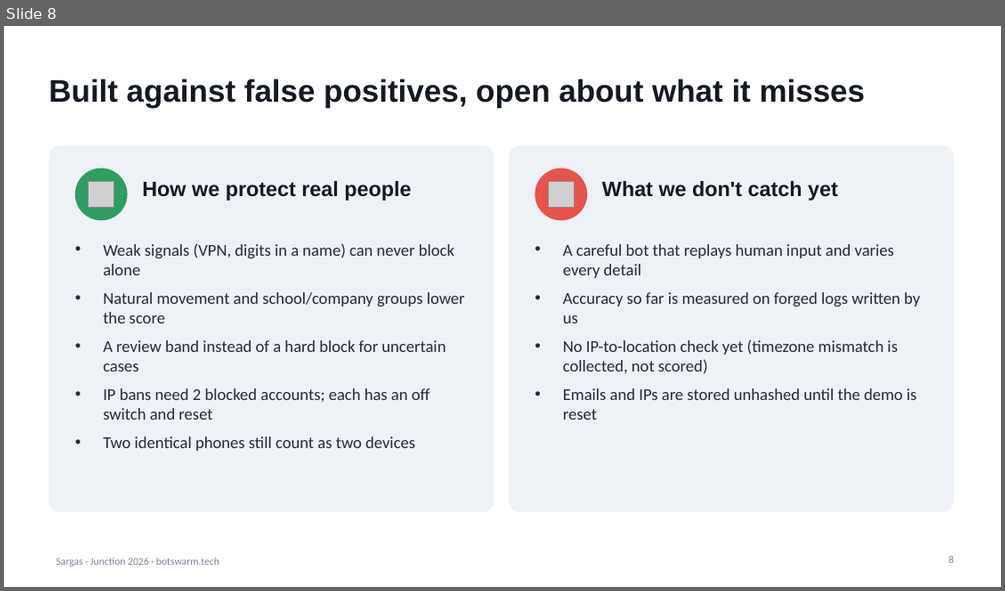
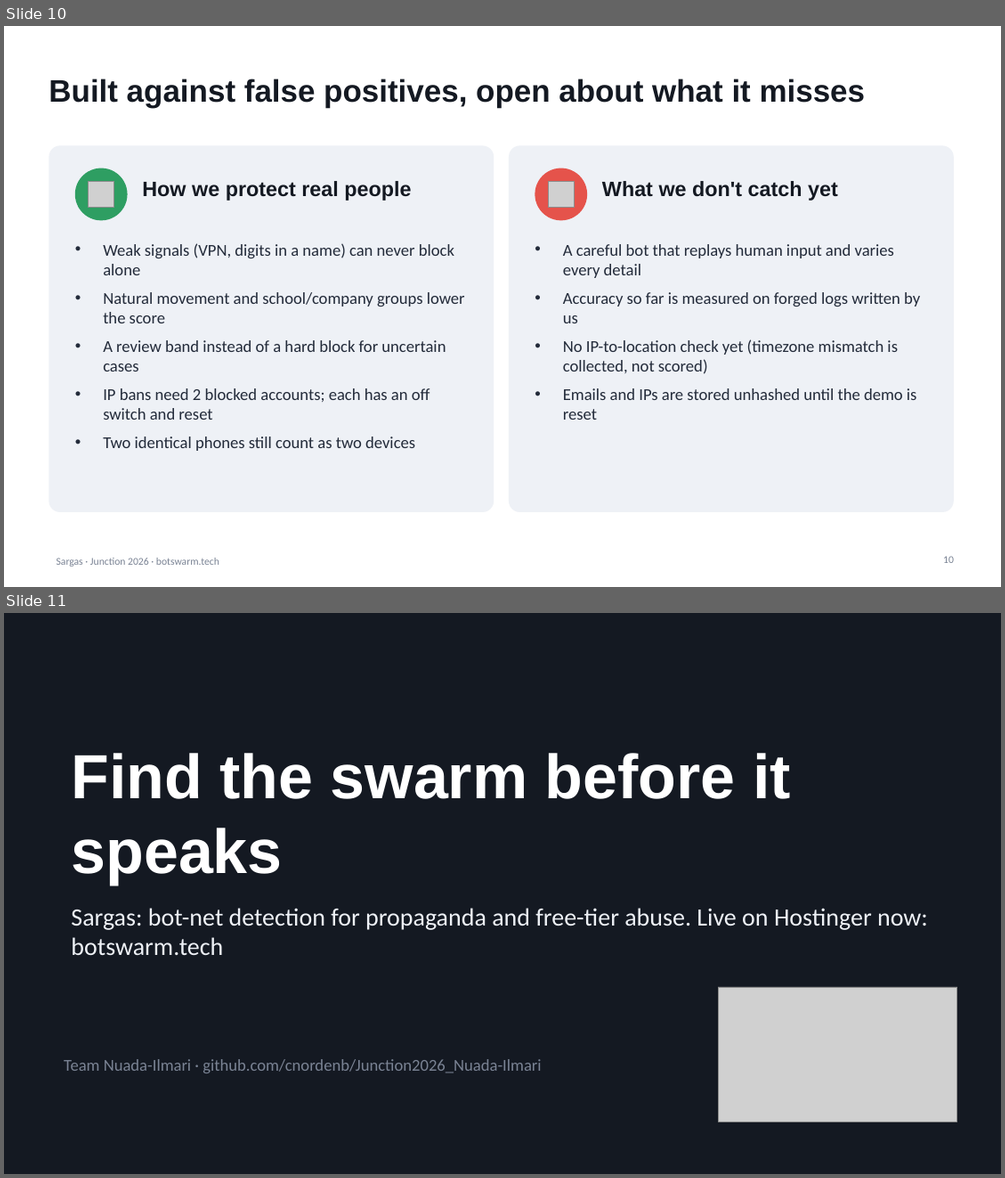
Before and after one commit to cnordenb/Junction2026_Nuada-Ilmari, a slide deck: docs/Sargas.pptx. Shown one above the other, each under a label of ours: slide 8 before the commit, slides 10 and 11 after it. The pictures are 1005x591 and 1005x1178 pixels, drawn with LibreOffice and Linux fonts; fonts in the diff are those of the drawing; grey boxes stand for pictures. Boxes give left, top, right and bottom in pixels: in the first picture for what was removed or moved away, otherwise in the second. Text is boxed around its words. In the diff, an @@ line names an element or a change of style, - is before the commit and + after.

```diff
--- a/docs/Sargas.pptx
+++ b/docs/Sargas.pptx
@@ slide 11 added at <box>4,613,1001,1174</box>, background #141922 @@
@@ title added at <box>71,753,791,884</box>, 60 pt, text #FFFFFF, bold @@
+Find the swarm before it speaks
@@ text added at <box>71,908,928,955</box>, 24 pt, text #EEF1F6 @@
+Sargas: bot-net detection for propaganda and free-tier abuse. Live on Hostinger now: botswarm.tech
@@ picture added at <box>718,987,957,1121</box> @@
@@ text added at <box>64,1059,541,1073</box>, 16 pt, text #7A8394 @@
+Team Nuada-Ilmari · github.com/cnordenb/Junction2026_Nuada-Ilmari
@@ what was slide 8 is now slide 10 @@
@@ page number at <box>943,556,954,563</box>: text changed @@
-8
+10
```
Also in this commit, not shown: 5 slides changed, 3 other slides added, 2 slides removed, 10 other files.
